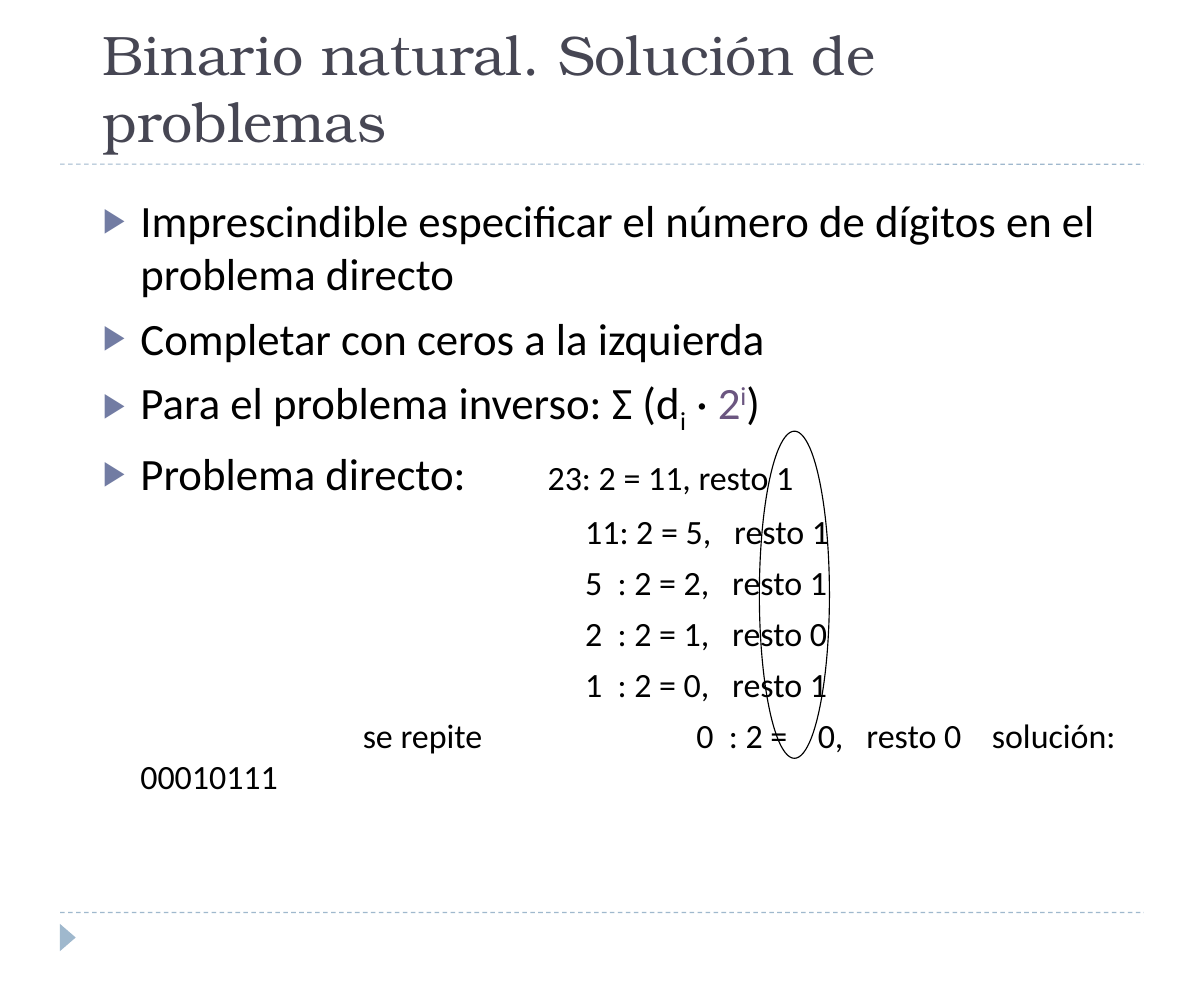
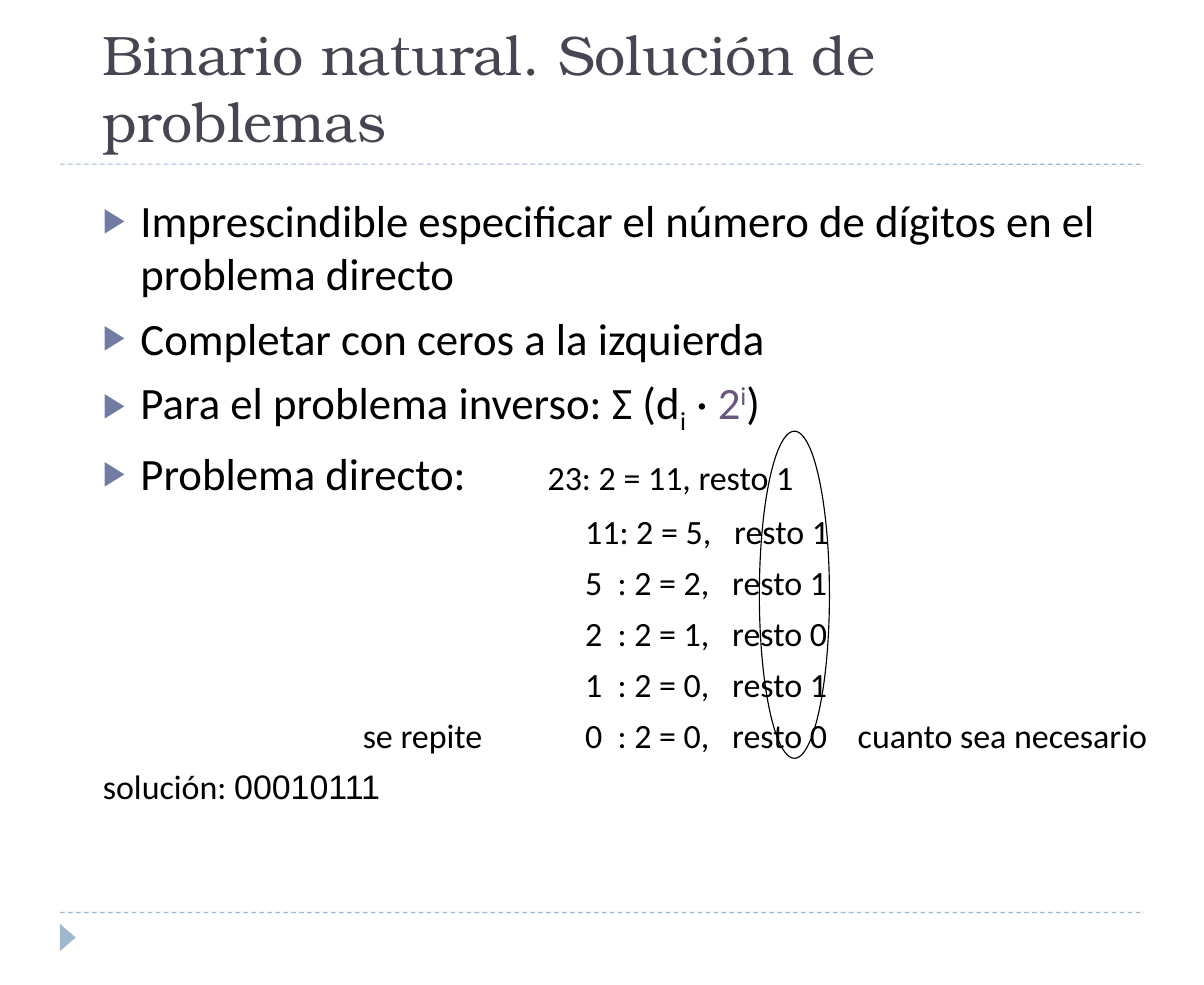
Before and after one commit to luisfromero/fucomp, a slide deck: slide 16 of temas/tema2.pptx. Drawn at 1204x985 pixels with LibreOffice and Linux fonts; fonts in the diff are those of the drawing. Boxes give left, top, right and bottom in pixels: in the first picture for what was removed or moved away, otherwise in the second. Text is boxed around its words. In the diff, an @@ line names an element or a change of style, - is before the commit and + after.

```diff
--- a/temas/tema2.pptx
+++ b/temas/tema2.pptx
@@ text at [363, 720, 1147, 756]: text changed @@
-se repite 0 : 2 = 0, resto 0 solución: 00010111
+se repite 0 : 2 = 0, resto 0 cuanto sea necesario
+solución: 00010111
```
Also in this commit, not shown: 10 other slides changed, 14 other files.
